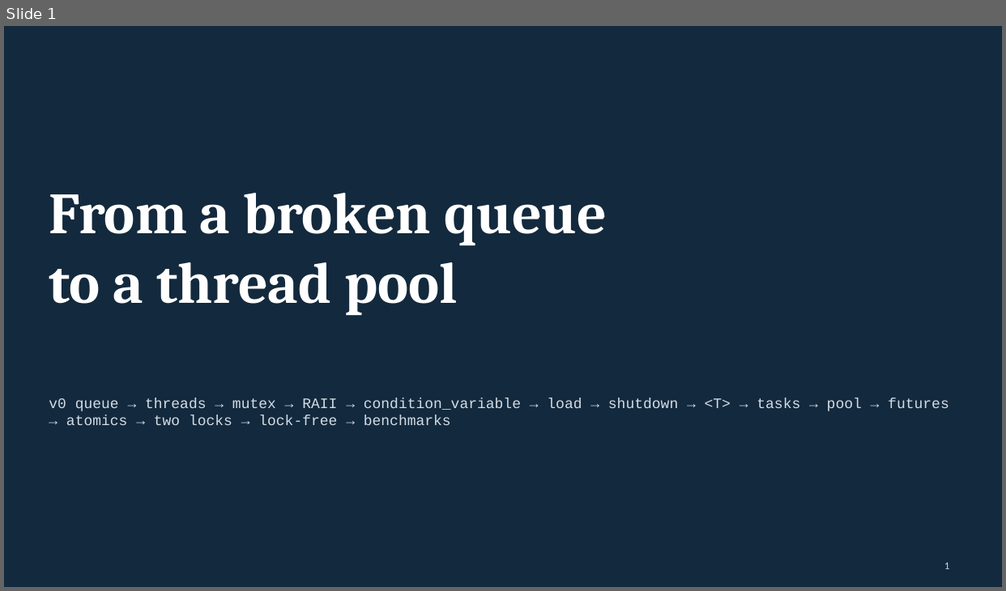
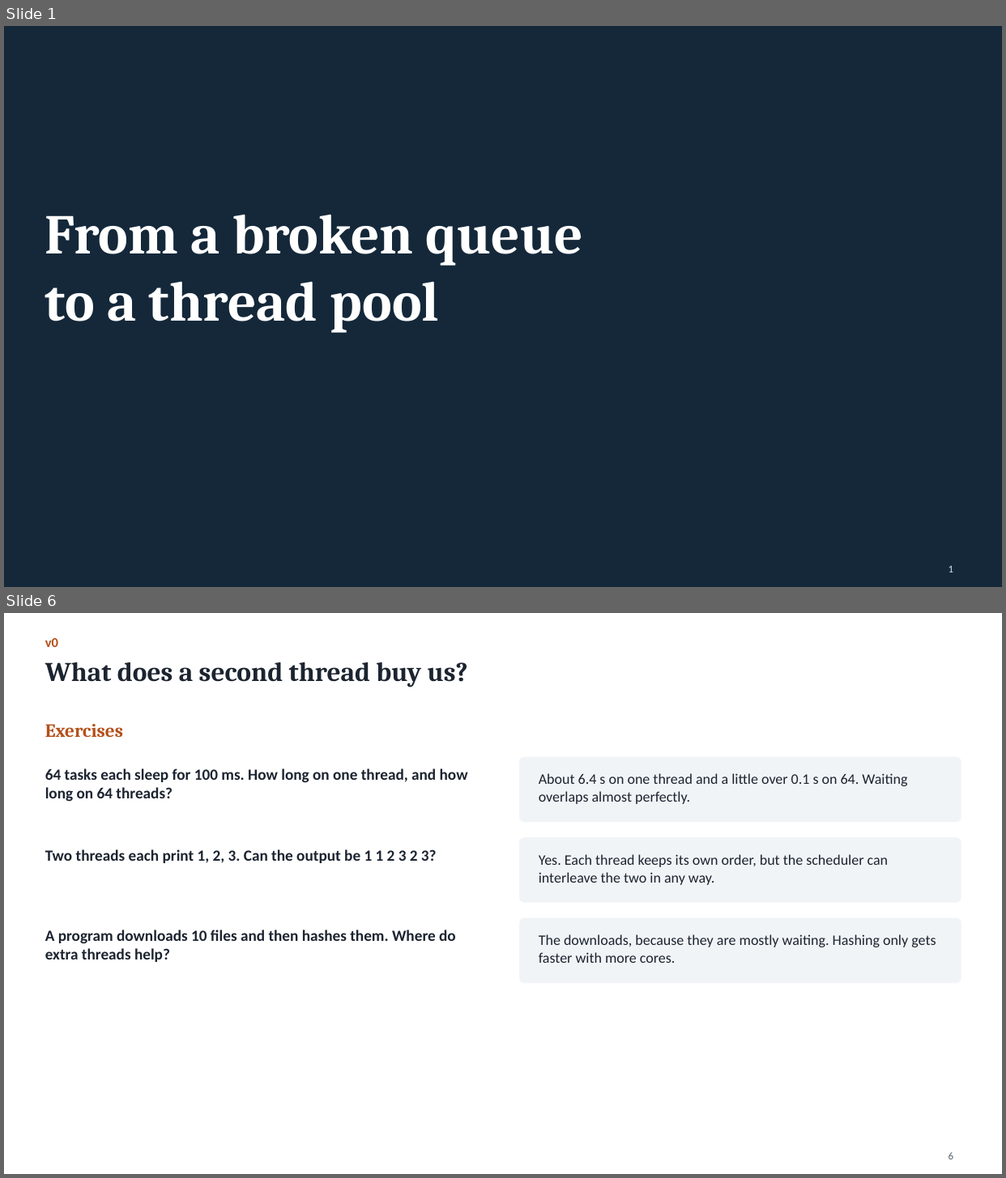
Before and after one commit to Kumarutkarsh9470/Project, a slide deck: Queue_Course.pptx. Shown one above the other, each under a label of ours: slide 1 before the commit, slides 1 and 6 after it; the slides between them are not shown. The pictures are 1006x591 and 1006x1178 pixels, drawn with LibreOffice and Linux fonts; fonts in the diff are those of the drawing. Boxes give left, top, right and bottom in pixels: in the first picture for what was removed or moved away, otherwise in the second. Text is boxed around its words. In the diff, an @@ line names an element or a change of style, - is before the commit and + after.

```diff
--- a/Queue_Course.pptx
+++ b/Queue_Course.pptx
@@ slide 6 added at box(4, 613, 1002, 1174), background #FFFFFF @@
@@ text added at box(45, 638, 58, 647), 13 pt, text #B4501A, bold @@
+v0
@@ title added at box(45, 662, 468, 687), 26 pt, text #1C2430, bold @@
+What does a second thread buy us?
@@ text added at box(45, 724, 123, 737), 18 pt, text #B4501A, bold @@
+Exercises
@@ rounded rectangle added at box(520, 757, 961, 822), fill #F1F4F7, outline #F1F4F7 1 pt @@
@@ text added at box(45, 769, 468, 802), 15 pt, text #1C2430, bold @@
+64 tasks each sleep for 100 ms. How long on one thread, and how long on 64 threads?
@@ text added at box(539, 773, 907, 804), 14 pt, text #1C2430 @@
+About 6.4 s on one thread and a little over 0.1 s on 64. Waiting overlaps almost perfectly.
@@ text added at box(45, 850, 437, 863), 15 pt, text #1C2430, bold @@
+Two threads each print 1, 2, 3. Can the output be 1 1 2 3 2 3?
@@ rounded rectangle added at box(520, 838, 961, 903), fill #F1F4F7, outline #F1F4F7 1 pt @@
@@ text added at box(539, 854, 888, 885), 14 pt, text #1C2430 @@
+Yes. Each thread keeps its own order, but the scheduler can interleave the two in any way.
@@ rounded rectangle added at box(520, 918, 961, 983), fill #F1F4F7, outline #F1F4F7 1 pt @@
@@ text added at box(45, 930, 456, 962), 15 pt, text #1C2430, bold @@
+A program downloads 10 files and then hashes them. Where do extra threads help?
@@ text added at box(539, 935, 936, 963), 14 pt, text #1C2430 @@
+The downloads, because they are mostly waiting. Hashing only gets faster with more cores.
@@ page number added at box(948, 1152, 953, 1160), 10 pt, text #55606C @@
+6
@@ slide 1 changed as well @@
@@ background #13293D to #14283A @@
@@ text "From a broken queue": place and size @@
-text "From a broken queue" at box(49, 193, 607, 315)
+text "From a broken queue" at box(45, 214, 583, 333)
@@ text "From a broken queue" at box(45, 214, 583, 333): size 56 to 54 pt @@
@@ text removed at box(49, 398, 949, 425) @@
-v0 queue → threads → mutex → RAII → condition_variable → load → shutdown → <T> → tasks → pool → futures → atomics → two locks → lock-free → benchmarks
@@ page number at box(948, 565, 953, 573): text colour #D3DCE5 to #D5DEE7 @@
```
Also in this commit, not shown: 10 other slides changed, 62 other slides added, 80 slides removed, 10 other files.
